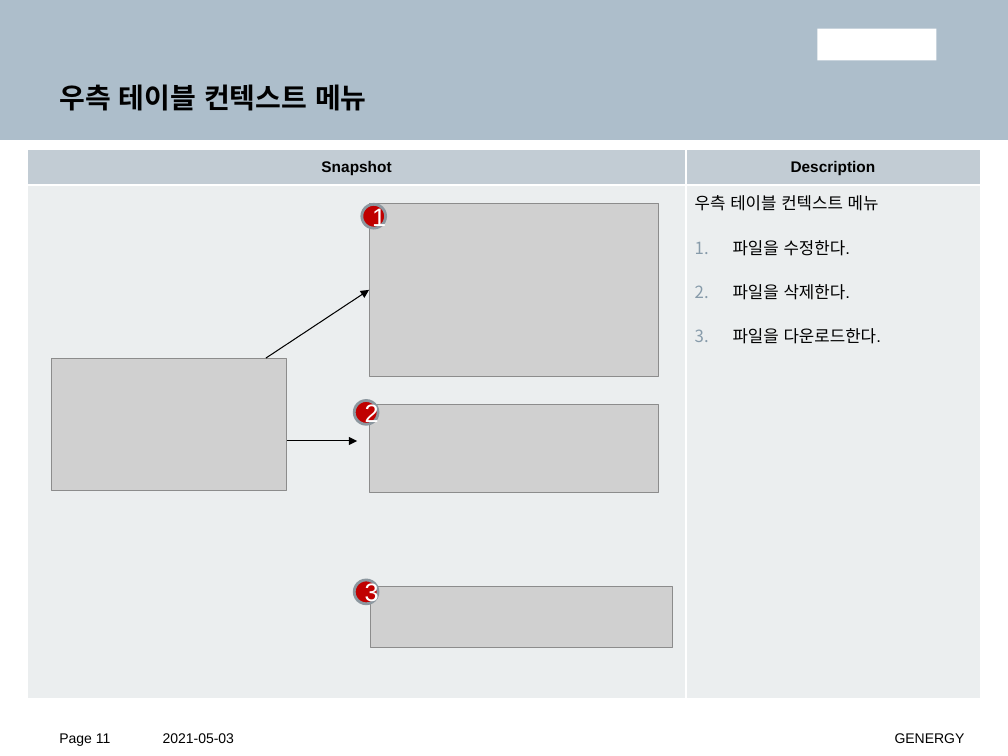
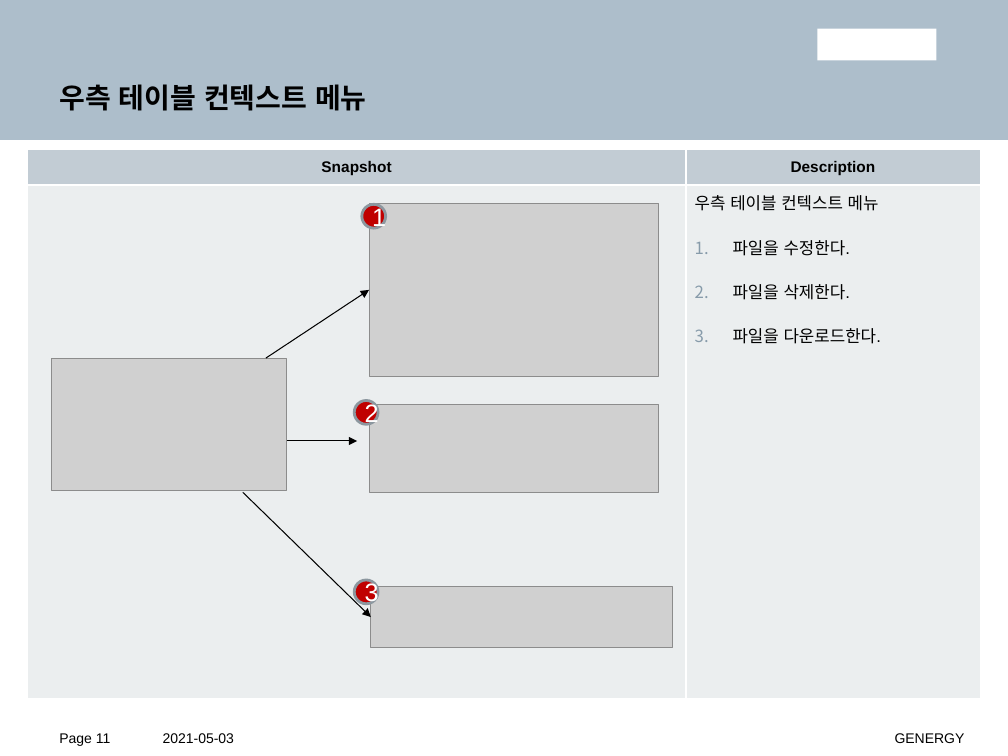
Before and after one commit to ReactFTP/ReactFTP, a slide deck: slide 11 of documents/React_FTP_화면설계서.pptx. Drawn at 1008x756 pixels with LibreOffice and Linux fonts; fonts in the diff are those of the drawing; grey boxes stand for pictures; background and template pictures are left out. Boxes give left, top, right and bottom in pixels: in the first picture for what was removed or moved away, otherwise in the second. Text is boxed around its words. In the diff, an @@ line names an element or a change of style, - is before the commit and + after.

Commit message:
화면설계서 화살표 수정

```diff
--- a/documents/React_FTP_화면설계서.pptx
+++ b/documents/React_FTP_화면설계서.pptx
@@ arrow added from (243, 492) to (371, 617), #000000 0.75 pt @@
```
